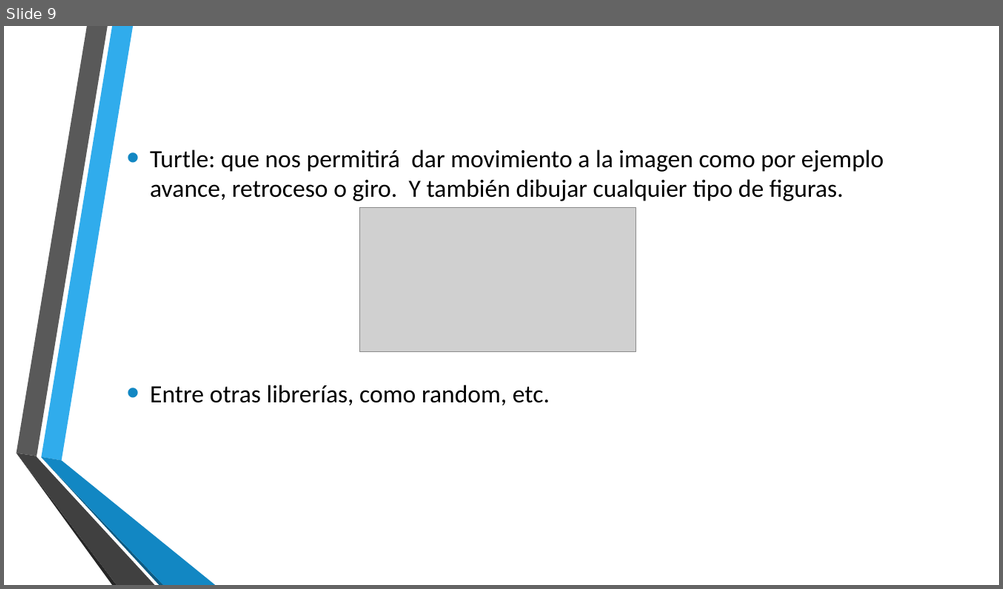
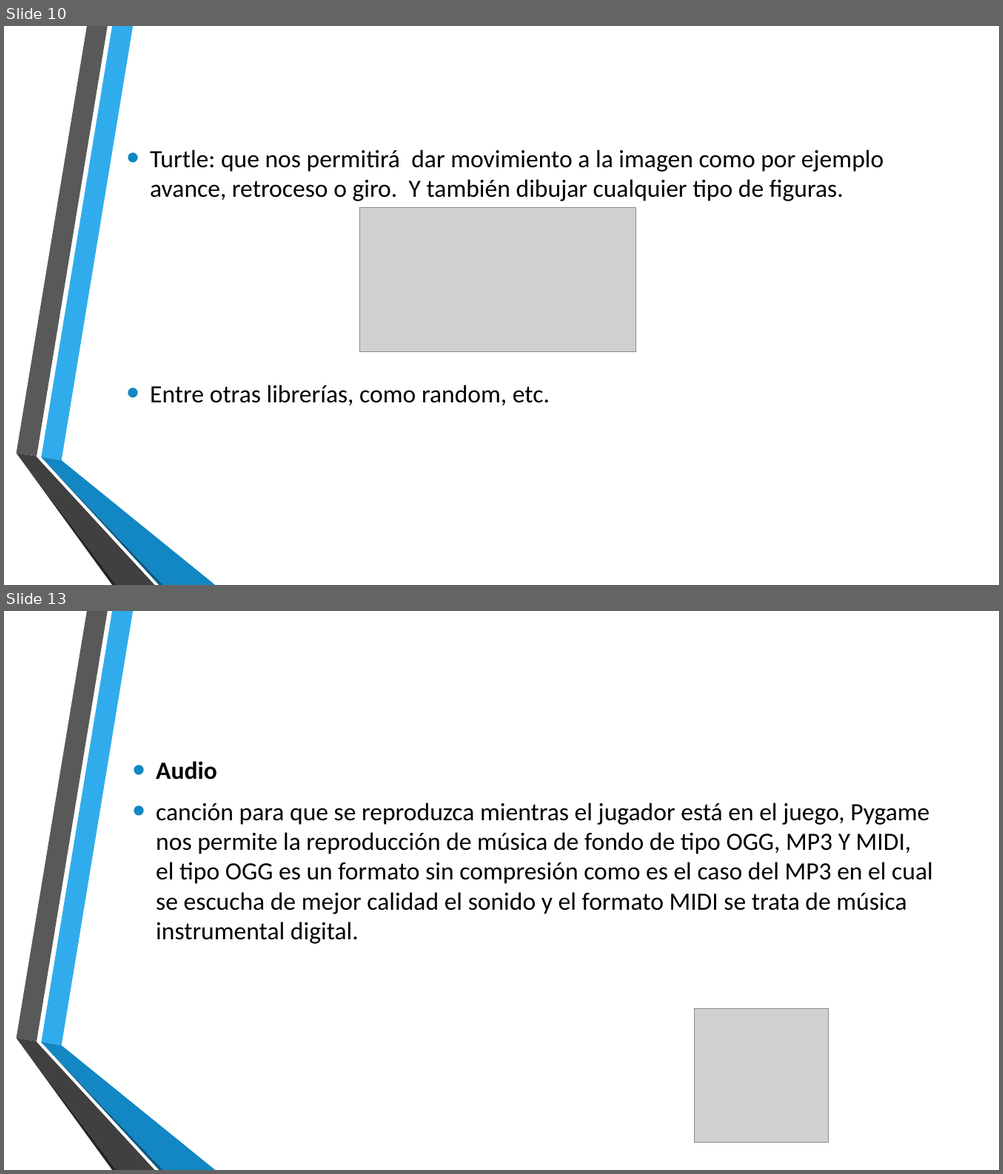
Before and after one commit to StalinMazaEpn/Proyecto_Final, a slide deck: Propuesta_de_Proyecto.pptx. Shown one above the other, each under a label of ours: slide 9 before the commit, slides 10 and 13 after it; the slides between them are not shown. The pictures are 1003x589 and 1003x1174 pixels, drawn with LibreOffice and Linux fonts; fonts in the diff are those of the drawing; grey boxes stand for pictures; background and template pictures are left out. Boxes give left, top, right and bottom in pixels: in the first picture for what was removed or moved away, otherwise in the second. Text is boxed around its words. In the diff, an @@ line names an element or a change of style, - is before the commit and + after.

```diff
--- a/Propuesta_de_Proyecto.pptx
+++ b/Propuesta_de_Proyecto.pptx
@@ slide 13 added at [4,611,999,1170], background picture (left out); not listed: 6 template elements that a slide beside it also shows @@
@@ text added at [156,761,933,944], 24 pt, text #000000 @@
+• Audio
+• canción para que se reproduzca mientras el jugador está en el juego, Pygame nos permite la reproducción de música de fondo de tipo OGG, MP3 Y MIDI, el tipo OGG es un formato sin compresión como es el caso del MP3 en el cual se escucha de mejor calidad el sonido y el formato MIDI se trata de música instrumental digital.
@@ picture added at [694,1008,828,1142] @@
@@ what was slide 9 is now slide 10 @@
```
Also in this commit, not shown: 4 slides changed, 1 other slide added.
